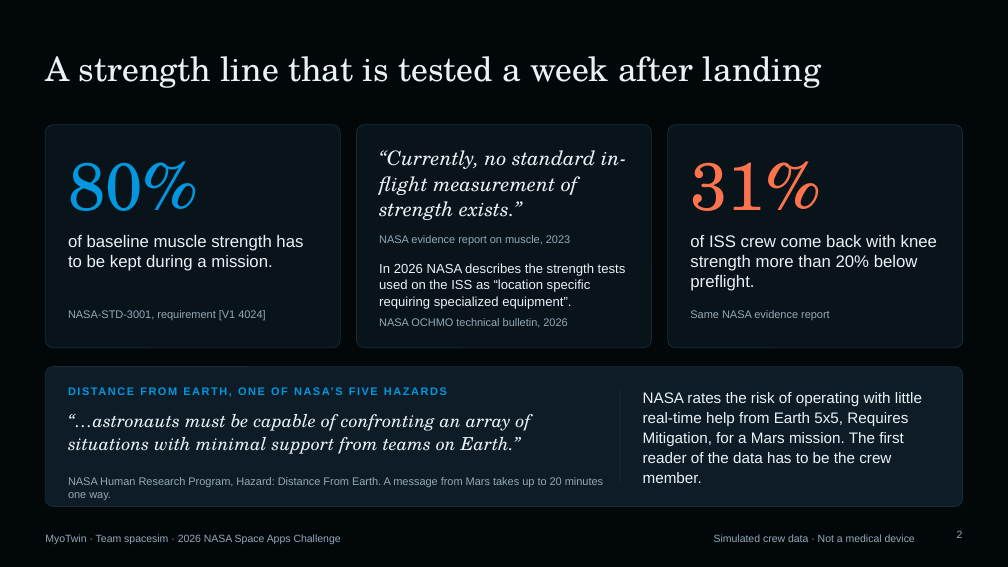
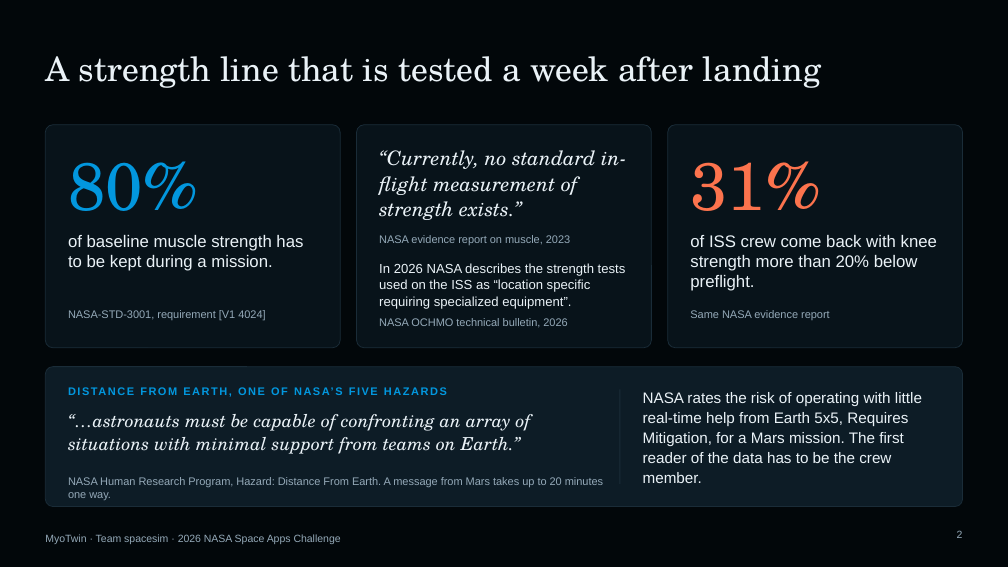
Before and after one commit to KAODB/myotwin, a slide deck: slide 2 of demo/slides/MyoTwin-demo.pptx. Drawn at 1008x567 pixels with LibreOffice and Linux fonts; fonts in the diff are those of the drawing. Boxes give left, top, right and bottom in pixels: in the first picture for what was removed or moved away, otherwise in the second. Text is boxed around its words. In the diff, an @@ line names an element or a change of style, - is before the commit and + after.

```diff
--- a/demo/slides/MyoTwin-demo.pptx
+++ b/demo/slides/MyoTwin-demo.pptx
@@ text removed at <box>714,534,915,542</box> @@
-Simulated crew data · Not a medical device
```
Also in this commit, not shown: 6 other slides changed, 11 other files.
